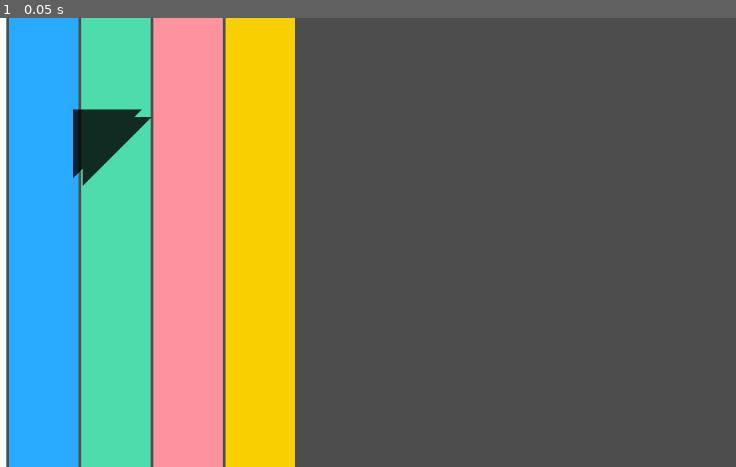
Above: before the commit, frame 1.
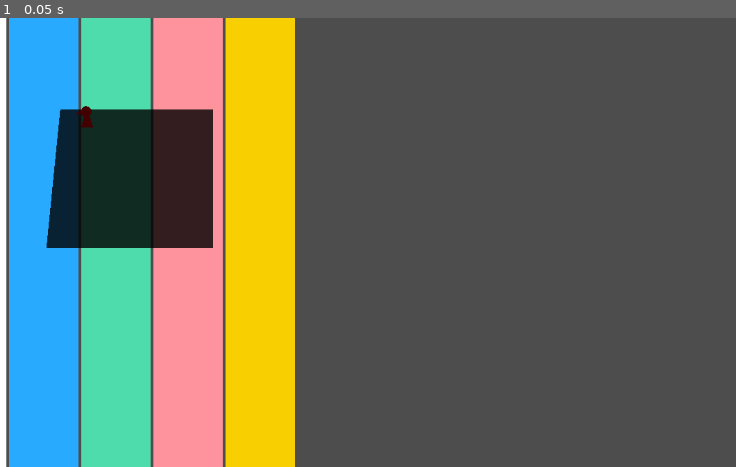
Above: after the commit, the same moment.

Repository: Emizaquel/PirateJam15
Game: Godot game, scene res://Shaders/test.tscn
Two runs of this game, one before a commit and one after it. Both use one fixed random seed, a clock stepped at 60 frames per second and the inputs below. The project has no main scene, so this scene is started directly.
Inputs:
- Up to frame 1 (0.05 s): no input

The runs differ from the first frame. In frame 1, 5.8% of the frame differs, in the area x 6-29%, y 19-52%.

Commit message:
added light detection

Diff:
--- a/Elements/shadow.tscn
+++ b/Elements/shadow.tscn
@@ -8,13 +8,10 @@
 shader_parameter/shadow_darkness = 0.2
 
 [node name="Shadow" type="Area2D"]
-position = Vector2(196, 132)
 script = ExtResource("1_sjdeq")
 
 [node name="CollisionPolygon2D" type="CollisionPolygon2D" parent="."]
-visible = false
 polygon = PackedVector2Array(0, 0, 1, 0, 0, 1)
-disabled = true
 
 [node name="Polygon2D" type="Polygon2D" parent="."]
 material = SubResource("ShaderMaterial_jakfc")
--- a/Shaders/test.tscn
+++ b/Shaders/test.tscn
@@ -1,6 +1,101 @@
-[gd_scene load_steps=2 format=3 uid="uid://ceb4ro2rafjt6"]
+[gd_scene load_steps=8 format=3 uid="uid://ceb4ro2rafjt6"]
 
 [ext_resource type="PackedScene" uid="uid://chrfbhfq6s0so" path="res://Elements/shadow.tscn" id="1_8ltsl"]
+[ext_resource type="Shader" path="res://Shaders/shadow.gdshader" id="2_68rjt"]
+
+[sub_resource type="GDScript" id="GDScript_f8li1"]
+script/source = "extends CharacterBody2D
+
+
+const SPEED = 300.0
+const JUMP_VELOCITY = -400.0
+
+# Get the gravity from the project settings to be synced with RigidBody nodes.
+var gravity = ProjectSettings.get_setting(\"physics/2d/default_gravity\")
+@onready var shadow = [
+	$shadow_border1,
+	$shadow_border2,
+	$shadow_border3,
+	$shadow_border4,
+	$shadow_border5,
+	$shadow_border6,
+	$shadow_border7,
+	$shadow_border8,
+]
+
+func _physics_process(delta):
+	# Add the gravity.
+	#if not is_on_floor():
+		#velocity.y += gravity * delta
+
+	# Handle jump.
+	if Input.is_action_just_pressed(\"ui_accept\") and is_on_floor():
+		velocity.y = JUMP_VELOCITY
+
+	# Get the input direction and handle the movement/deceleration.
+	# As good practice, you should replace UI actions with custom gameplay actions.
+	var horizontal = Input.get_axis(\"ui_left\", \"ui_right\")
+	if horizontal:
+		velocity.x = horizontal * SPEED
+	else:
+		velocity.x = move_toward(velocity.x, 0, SPEED)
+
+	var vertical = Input.get_axis(\"ui_up\", \"ui_down\")
+	if vertical:
+		velocity.y = vertical * SPEED
+	else:
+		velocity.y = move_toward(velocity.y, 0, SPEED)
+
+	move_and_slide()
+
+func _process(delta):
+	for detector in shadow:
+		if(not detector.has_overlapping_areas()):
+			print(\"true\")
+"
+
+[sub_resource type="ShaderMaterial" id="ShaderMaterial_ic5ul"]
+shader = ExtResource("2_68rjt")
+shader_parameter/shadow_darkness = 0.2
+
+[sub_resource type="GDScript" id="GDScript_ux5cg"]
+script/source = "extends Polygon2D
+
+
+# Called when the node enters the scene tree for the first time.
+func _ready():
+	var points = []
+	var num_sides = 6.0
+	var height = 30.0
+	var radius = 10.0
+	var center_segment = height - (radius*2)
+	if((center_segment)<0):
+		radius = height/2
+		center_segment = 0
+	center_segment = center_segment/2
+	var angles = range(num_sides+1)
+	for i in angles:
+		i = i*PI/num_sides
+		points.append(Vector2(sin(i)*radius + center_segment, cos(i)*radius))
+	var temp = []
+	for point in points:
+		temp.append(Vector2(0-point.x, 0-point.y))
+	points.append_array(temp)
+	polygon = points
+	pass # Replace with function body.
+
+
+# Called every frame. 'delta' is the elapsed time since the previous frame.
+func _process(delta):
+	pass
+"
+
+[sub_resource type="CapsuleShape2D" id="CapsuleShape2D_jivgo"]
+radius = 8.0
+height = 34.0
+
+[sub_resource type="CircleShape2D" id="CircleShape2D_w407t"]
+radius = 2.0
 
 [node name="Test" type="Node2D"]
 
@@ -38,8 +133,77 @@
 color = Color(0.971665, 0.810846, 7.70092e-07, 1)
 
 [node name="Shadow" parent="CanvasLayer" instance=ExtResource("1_8ltsl")]
-verticies = Array[Vector2]([Vector2(0, 0), Vector2(0, 100), Vector2(100, 0)])
+position = Vector2(177.665, 132)
+verticies = Array[Vector2]([Vector2(0, 0), Vector2(20, 0), Vector2(20, 200), Vector2(-20, 200)])
 
 [node name="Shadow2" parent="CanvasLayer" instance=ExtResource("1_8ltsl")]
-position = Vector2(210, 143)
-verticies = Array[Vector2]([Vector2(0, 0), Vector2(0, 100), Vector2(100, 0)])
+position = Vector2(198, 132)
+verticies = Array[Vector2]([Vector2(0, 0), Vector2(200, 0), Vector2(200, 200), Vector2(-20, 200)])
+
+[node name="CharacterBody2D" type="CharacterBody2D" parent="CanvasLayer"]
+position = Vector2(217, 158)
+motion_mode = 1
+script = SubResource("GDScript_f8li1")
+
+[node name="Polygon2D2" type="Polygon2D" parent="CanvasLayer/CharacterBody2D"]
+visible = false
+material = SubResource("ShaderMaterial_ic5ul")
+color = Color(0, 0, 0, 1)
+script = SubResource("GDScript_ux5cg")
+
+[node name="Polygon2D" type="Polygon2D" parent="CanvasLayer/CharacterBody2D"]
+rotation = 0.0230543
+color = Color(0.262745, 0, 0, 1)
+polygon = PackedVector2Array(7.99787, -0.184418, -8.99761, 0.20747, -5.36751, -15.8805, -8.38976, -16.8111, -9.45865, -19.7872, -18.4102, -17.5803, -9.57391, -24.7859, -7.66666, -28.8309, -3.71382, -30.9226, 1.3079, -30.0381, 5.4221, -25.1317, 5.51431, -21.1327, 2.60731, -17.0646)
+
+[node name="CollisionShape2D" type="CollisionShape2D" parent="CanvasLayer/CharacterBody2D"]
+position = Vector2(-2, -14)
+shape = SubResource("CapsuleShape2D_jivgo")
+
+[node name="shadow_border1" type="Area2D" parent="CanvasLayer/CharacterBody2D"]
+position = Vector2(0, -10)
+
+[node name="CollisionShape2D" type="CollisionShape2D" parent="CanvasLayer/CharacterBody2D/shadow_border1"]
+shape = SubResource("CircleShape2D_w407t")
+
+[node name="shadow_border2" type="Area2D" parent="CanvasLayer/CharacterBody2D"]
+position = Vector2(-10, -8)
+
+[node name="CollisionShape2D" type="CollisionShape2D" parent="CanvasLayer/CharacterBody2D/shadow_border2"]
+shape = SubResource("CircleShape2D_w407t")
+
+[node name="shadow_border3" type="Area2D" parent="CanvasLayer/CharacterBody2D"]
+position = Vector2(-15, 0)
+
+[node name="CollisionShape2D" type="CollisionShape2D" parent="CanvasLayer/CharacterBody2D/shadow_border3"]
+shape = SubResource("CircleShape2D_w407t")
+
+[node name="shadow_border4" type="Area2D" parent="CanvasLayer/CharacterBody2D"]
+position = Vector2(-11, 8)
+
+[node name="CollisionShape2D" type="CollisionShape2D" parent="CanvasLayer/CharacterBody2D/shadow_border4"]
+shape = SubResource("CircleShape2D_w407t")
+
+[node name="shadow_border5" type="Area2D" parent="CanvasLayer/CharacterBody2D"]
+position = Vector2(0, 10)
+
+[node name="CollisionShape2D" type="CollisionShape2D" parent="CanvasLayer/CharacterBody2D/shadow_border5"]
+shape = SubResource("CircleShape2D_w407t")
+
+[node name="shadow_border6" type="Area2D" parent="CanvasLayer/CharacterBody2D"]
+position = Vector2(11, -7)
+
+[node name="CollisionShape2D" type="CollisionShape2D" parent="CanvasLayer/CharacterBody2D/shadow_border6"]
+shape = SubResource("CircleShape2D_w407t")
+
+[node name="shadow_border7" type="Area2D" parent="CanvasLayer/CharacterBody2D"]
+position = Vector2(15, 0)
+
+[node name="CollisionShape2D" type="CollisionShape2D" parent="CanvasLayer/CharacterBody2D/shadow_border7"]
+shape = SubResource("CircleShape2D_w407t")
+
+[node name="shadow_border8" type="Area2D" parent="CanvasLayer/CharacterBody2D"]
+position = Vector2(11, 8)
+
+[node name="CollisionShape2D" type="CollisionShape2D" parent="CanvasLayer/CharacterBody2D/shadow_border8"]
+shape = SubResource("CircleShape2D_w407t")
